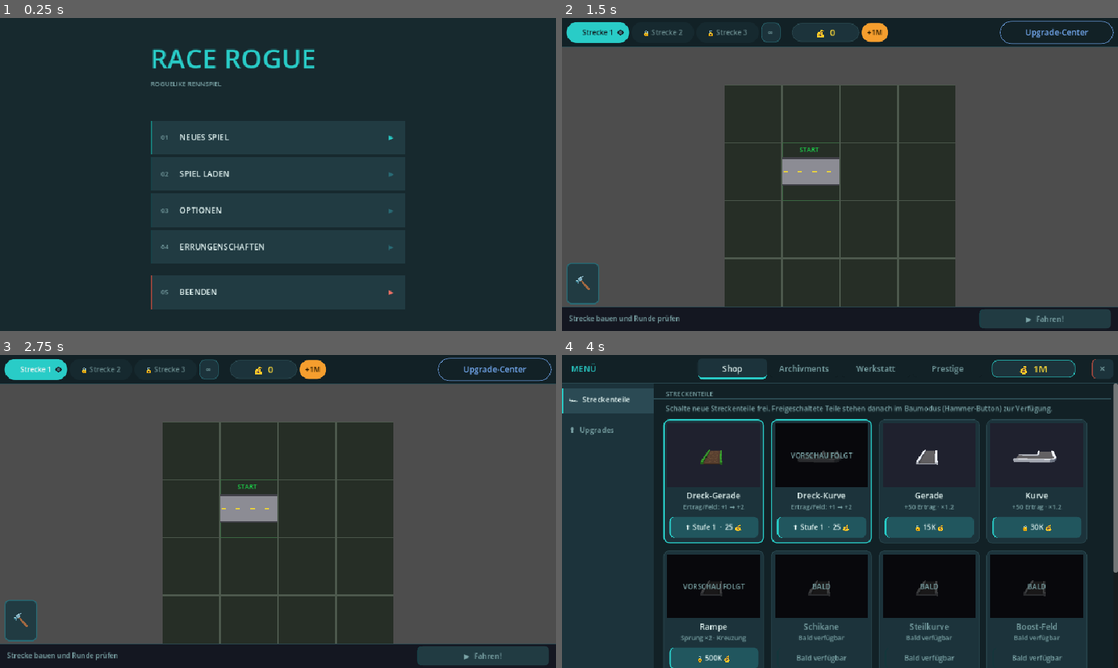
Above: before the commit, frames 1-4 (two rows, left to right).
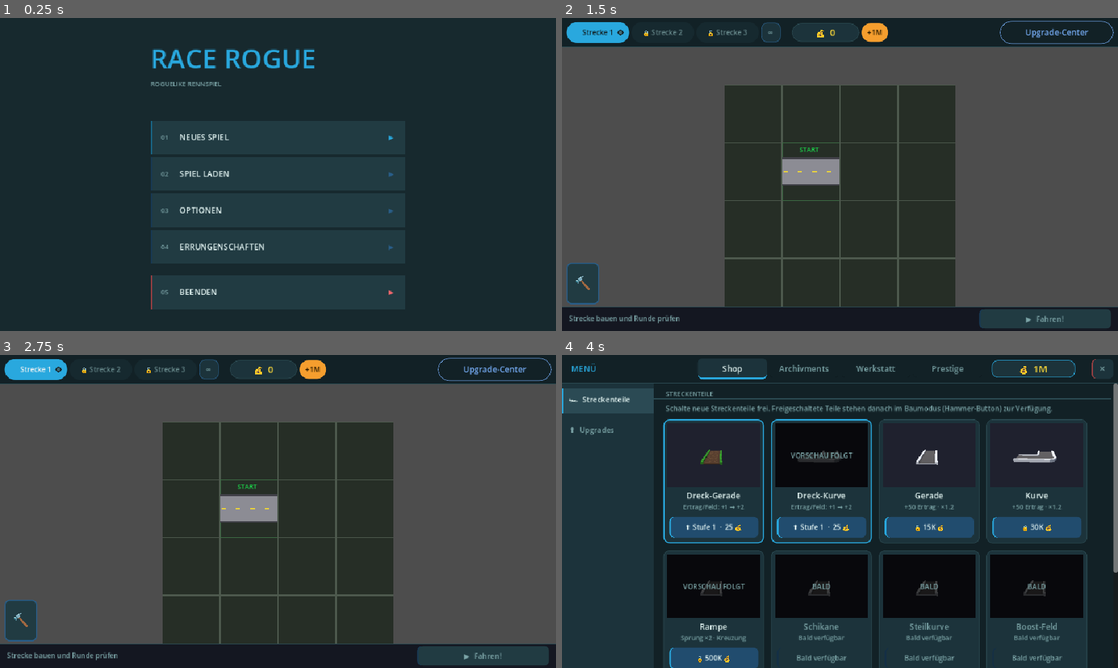
Above: after the commit, the same moments.

Repository: CivoAA/race-game
Game: Godot game, scene res://scenes/MainMenu.tscn
The game is run twice, just before and just after one commit, with the same random seed, the same clock (stepped at 60 frames per second) and the same inputs.
Inputs (mouse positions are in pixels of both pictures, inside the frame that each line leads up to):
- Up to frame 1 (0.25 s): no input
- Up to frame 2 (1.5 s): click (840, 136) at 0.52 s; click (840, 130) at 1.27 s
- Up to frame 3 (2.75 s): click "Strecke 1" at 2 s
- Up to frame 4 (4 s): click "+1M" at 2.75 s; click "Upgrade-Center" at 3.5 s

The runs differ from the first frame. In frame 1, 0.6% of the frame differs, in the area x 27-71%, y 10-39%; in frame 2, 0.6%; in frame 3, 0.6%; in frame 4, 0.8%, in the area x 0-93%, y 1-100%.

Commit message:
weniger grün

Diff:
--- a/scripts/GameHUD.gd
+++ b/scripts/GameHUD.gd
@@ -10,9 +10,9 @@
 const C_BG         := Color(0.07, 0.13, 0.15)
 const C_SURFACE    := Color(0.11, 0.20, 0.23)
 const C_SURFACE_HI := Color(0.17, 0.29, 0.33)
-const C_ACCENT     := Color(0.16, 0.80, 0.78)
-const C_ACCENT_MU  := Color(0.16, 0.42, 0.46)
-const C_ACCENT_RD  := Color(0.96, 0.45, 0.40)
+const C_ACCENT     := Color(0.16, 0.66, 0.87)
+const C_ACCENT_MU  := Color(0.16, 0.37, 0.54)
+const C_ACCENT_RD  := Color(0.97, 0.41, 0.43)
 const C_TEXT       := Color(0.90, 0.97, 0.96)
 const C_TEXT_DIM   := Color(0.48, 0.64, 0.65)
 const C_LINE       := Color(0.17, 0.29, 0.32)
--- a/scripts/GlobalModal.gd
+++ b/scripts/GlobalModal.gd
@@ -10,9 +10,9 @@
 const C_BG        := Color(0.07, 0.13, 0.15)
 const C_SURFACE   := Color(0.11, 0.20, 0.23)
 const C_SURFACE2  := Color(0.17, 0.29, 0.33)
-const C_ACCENT    := Color(0.16, 0.80, 0.78)
-const C_ACCENT_MU := Color(0.16, 0.42, 0.46)
-const C_ACCENT_RD := Color(0.96, 0.45, 0.40)
+const C_ACCENT    := Color(0.16, 0.66, 0.87)
+const C_ACCENT_MU := Color(0.16, 0.37, 0.54)
+const C_ACCENT_RD := Color(0.97, 0.41, 0.43)
 const C_TEXT      := Color(0.90, 0.97, 0.96)
 const C_TEXT_DIM  := Color(0.48, 0.64, 0.65)
 const C_LINE      := Color(0.17, 0.29, 0.32)
--- a/scripts/Main.gd
+++ b/scripts/Main.gd
@@ -9,9 +9,9 @@
 const C_BG       := Color(0.09, 0.16, 0.18)
 const C_SURFACE  := Color(0.13, 0.23, 0.26)
 const C_SURFACE2 := Color(0.18, 0.31, 0.35)
-const C_ACCENT   := Color(0.16, 0.80, 0.78)
-const C_ACCENT_MU := Color(0.16, 0.42, 0.46)
-const C_ACCENT_RD := Color(0.96, 0.45, 0.40)
+const C_ACCENT   := Color(0.16, 0.66, 0.87)
+const C_ACCENT_MU := Color(0.16, 0.37, 0.54)
+const C_ACCENT_RD := Color(0.97, 0.41, 0.43)
 const C_TEXT     := Color(0.90, 0.97, 0.96)
 const C_TEXT_DIM := Color(0.48, 0.64, 0.65)
 const C_LINE     := Color(0.17, 0.29, 0.32)
--- a/scripts/MainMenu.gd
+++ b/scripts/MainMenu.gd
@@ -9,9 +9,9 @@
 const C_BG        := Color(0.09, 0.16, 0.18)
 const C_SURFACE   := Color(0.13, 0.23, 0.26)
 const C_SURFACE2  := Color(0.18, 0.31, 0.35)
-const C_ACCENT    := Color(0.16, 0.80, 0.78)
-const C_ACCENT_MU := Color(0.16, 0.42, 0.46)
-const C_ACCENT_RD := Color(0.96, 0.45, 0.40)
+const C_ACCENT    := Color(0.16, 0.66, 0.87)
+const C_ACCENT_MU := Color(0.16, 0.37, 0.54)
+const C_ACCENT_RD := Color(0.97, 0.41, 0.43)
 const C_TEXT      := Color(0.90, 0.97, 0.96)
 const C_TEXT_DIM  := Color(0.48, 0.64, 0.65)
 const C_LINE      := Color(0.17, 0.29, 0.32)
@@ -1350,9 +1350,12 @@
 	sw.add_theme_color_override("icon_hover_color",   Color(0.95, 0.97, 1.00))
 	sw.add_theme_color_override("icon_pressed_color", C_ACCENT)
 	sw.add_theme_color_override("icon_focus_color",   Color(0.78, 0.82, 0.92))
+	# Umrahmtes Feld: Füllung bleibt konstant (C_SURFACE), nur der Toggle wechselt die Farbe.
 	var sb := StyleBoxFlat.new()
 	sb.bg_color = C_SURFACE
 	sb.set_corner_radius_all(8)
+	sb.set_border_width_all(1)
+	sb.border_color = C_ACCENT_MU
 	sb.content_margin_left   = 8
 	sb.content_margin_right  = 8
 	sb.content_margin_top    = 4
--- a/scripts/PauseMenu.gd
+++ b/scripts/PauseMenu.gd
@@ -9,9 +9,9 @@
 
 const C_SURFACE   := Color(0.13, 0.23, 0.26)
 const C_SURFACE2  := Color(0.18, 0.31, 0.35)
-const C_ACCENT    := Color(0.16, 0.80, 0.78)
-const C_ACCENT_MU := Color(0.16, 0.42, 0.46)
-const C_ACCENT_RD := Color(0.96, 0.45, 0.40)
+const C_ACCENT    := Color(0.16, 0.66, 0.87)
+const C_ACCENT_MU := Color(0.16, 0.37, 0.54)
+const C_ACCENT_RD := Color(0.97, 0.41, 0.43)
 const C_TEXT      := Color(0.90, 0.97, 0.96)
 const C_TEXT_DIM  := Color(0.48, 0.64, 0.65)
 const C_LINE      := Color(0.17, 0.29, 0.32)
@@ -1054,9 +1054,12 @@
 	sw.add_theme_color_override("icon_hover_color",   Color(0.95, 0.97, 1.00))
 	sw.add_theme_color_override("icon_pressed_color", C_ACCENT)
 	sw.add_theme_color_override("icon_focus_color",   Color(0.78, 0.82, 0.92))
+	# Umrahmtes Feld: Füllung bleibt konstant (C_SURFACE), nur der Toggle wechselt die Farbe.
 	var sb := StyleBoxFlat.new()
 	sb.bg_color = C_SURFACE
 	sb.set_corner_radius_all(8)
+	sb.set_border_width_all(1)
+	sb.border_color = C_ACCENT_MU
 	sb.content_margin_left   = 8
 	sb.content_margin_right  = 8
 	sb.content_margin_top    = 4
--- a/scripts/TileSelector.gd
+++ b/scripts/TileSelector.gd
@@ -2,8 +2,8 @@
 
 const C_BG       := Color(0.05, 0.11, 0.13)
 const C_BORDER   := Color(0.17, 0.29, 0.32)
-const C_ACCENT   := Color(0.16, 0.80, 0.78)
-const C_BLUE     := Color(0.16, 0.40, 0.46)
+const C_ACCENT   := Color(0.16, 0.66, 0.87)
+const C_BLUE     := Color(0.16, 0.35, 0.54)
 const C_SURFACE  := Color(0.09, 0.18, 0.21)
 const C_SURFACE2 := Color(0.05, 0.11, 0.13)
 const C_TEXT     := Color(0.85, 0.94, 0.93)
